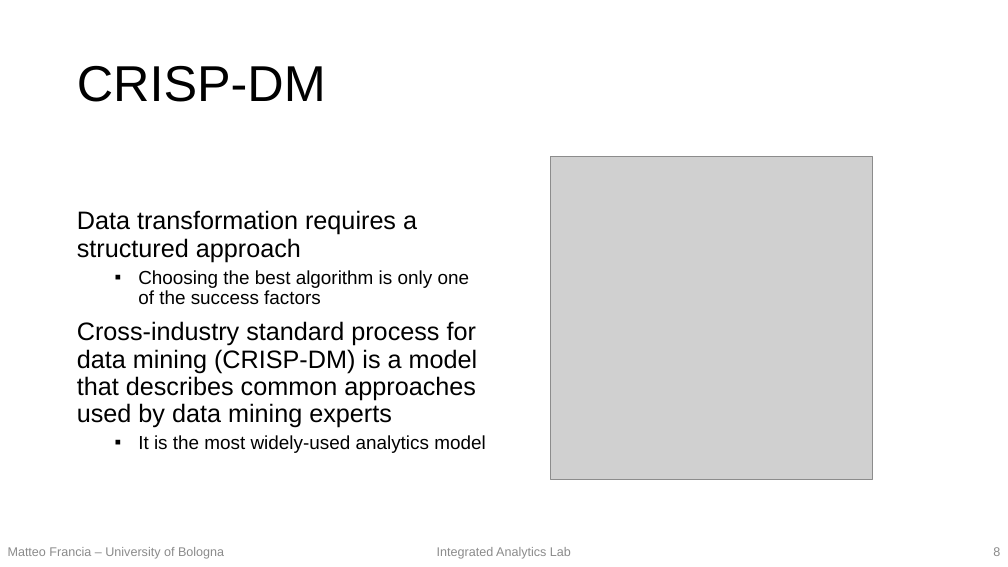
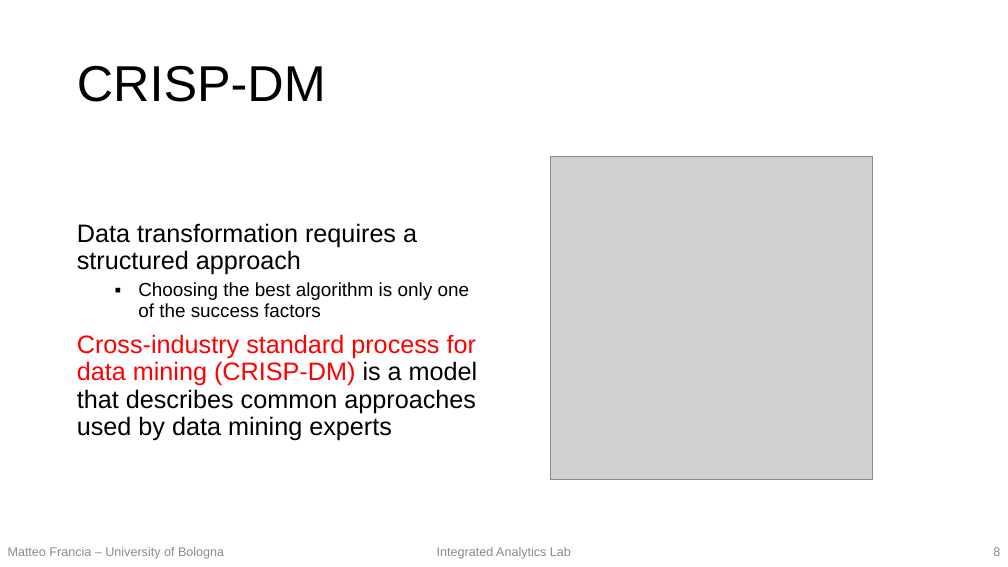
Before and after one commit to w4bo/teaching-handsondatapipelines, a slide deck: slide 8 of 00-slides.pptx. Drawn at 1008x567 pixels with LibreOffice and Linux fonts; fonts in the diff are those of the drawing; grey boxes stand for pictures. Boxes give left, top, right and bottom in pixels: in the first picture for what was removed or moved away, otherwise in the second. Text is boxed around its words. In the diff, an @@ line names an element or a change of style, - is before the commit and + after.

```diff
--- a/00-slides.pptx
+++ b/00-slides.pptx
@@ text at [77,334,478,440]: text colour #000000 to #FF0000 in "Cross-industry standard process for data mining (CRISP-DM)" @@
@@ text at [138,435,485,453]: paragraph removed @@
-  ▪ It is the most widely-used analytics model
```
Also in this commit, not shown: 2 other slides changed.
